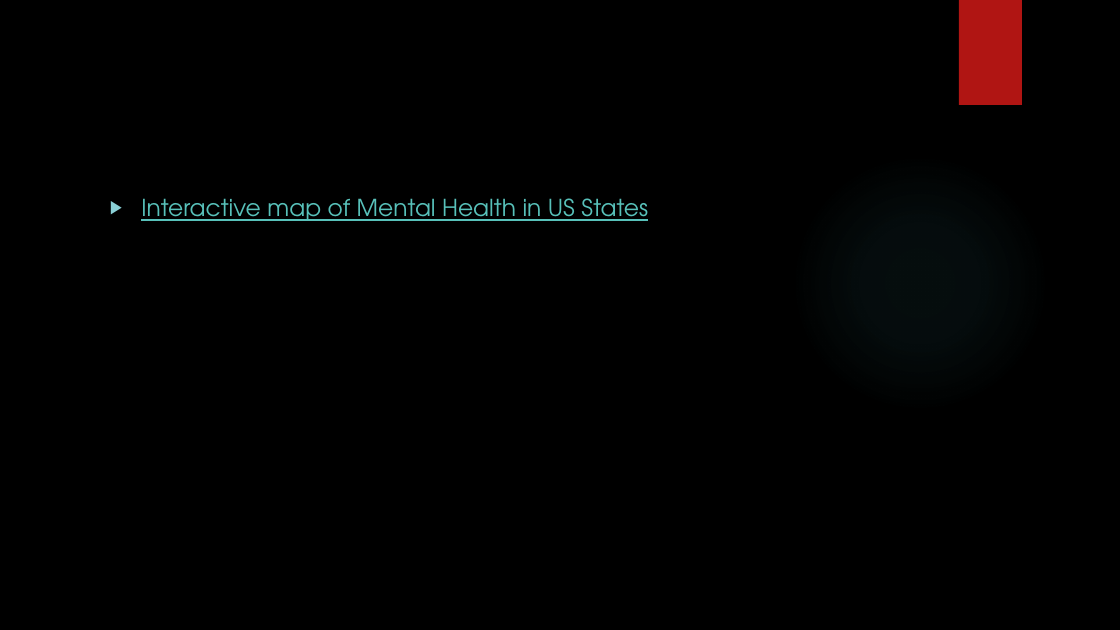
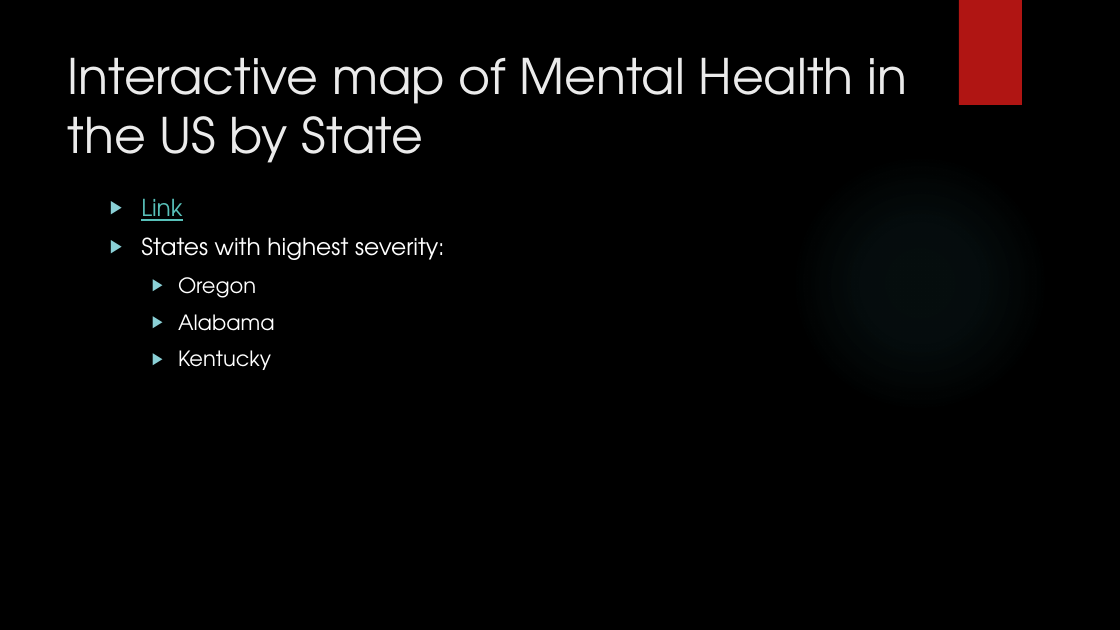
Before and after one commit to brian-e-haley/Mental_health_US, a slide deck: slide 2 of Output/MentalHealth_in_the_US.pptx. Drawn at 1120x630 pixels with LibreOffice and Linux fonts; fonts in the diff are those of the drawing; background and template pictures are left out. Boxes give left, top, right and bottom in pixels: in the first picture for what was removed or moved away, otherwise in the second. Text is boxed around its words. In the diff, an @@ line names an element or a change of style, - is before the commit and + after.

Commit message:
Add a slide to PP

```diff
--- a/Output/MentalHealth_in_the_US.pptx
+++ b/Output/MentalHealth_in_the_US.pptx
@@ title added at bbox=[68, 57, 907, 163], 42 pt, text #EBEBEB @@
+Interactive map of Mental Health in the US by State
@@ text at bbox=[141, 198, 444, 370]: text changed; text colour #58C1BA to #FFFFFF @@
-▶ Interactive map of Mental Health in US States
+▶ Link
+▶ States with highest severity:
+  ▶ Oregon
+  ▶ Alabama
+  ▶ Kentucky
```
Also in this commit, not shown: 1 slide added.
